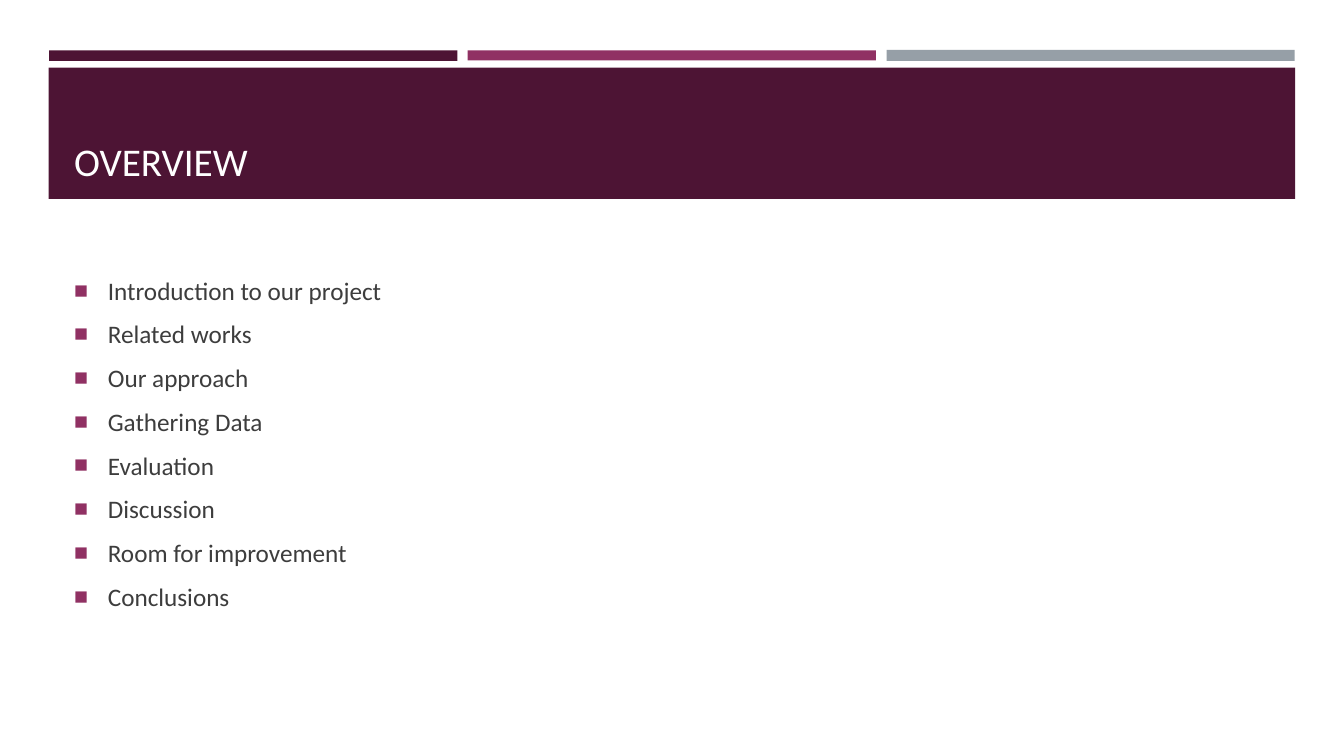
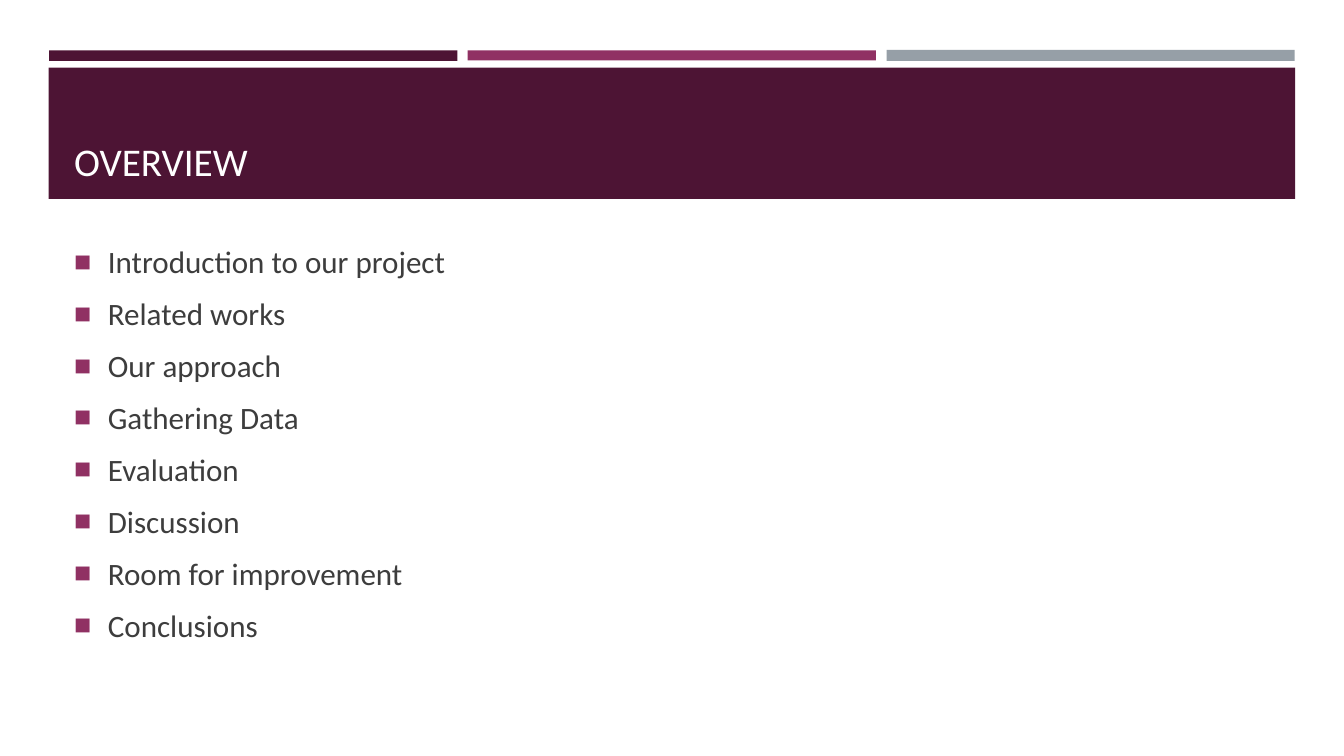
Before and after one commit to biletnam/CS491-BoxOffice, a slide deck: slide 2 of Final Presentation.pptx. Drawn at 1344x756 pixels with LibreOffice and Linux fonts; fonts in the diff are those of the drawing. Boxes give left, top, right and bottom in pixels: in the first picture for what was removed or moved away, otherwise in the second. Text is boxed around its words. In the diff, an @@ line names an element or a change of style, - is before the commit and + after.

```diff
--- a/Final Presentation.pptx
+++ b/Final Presentation.pptx
@@ text "Introduction to our project" at box(108, 251, 445, 638): size 18 to 22.2 pt @@
```
Also in this commit, not shown: 4 other slides changed, 1 slide added, 1 slide removed, 3 other files.
